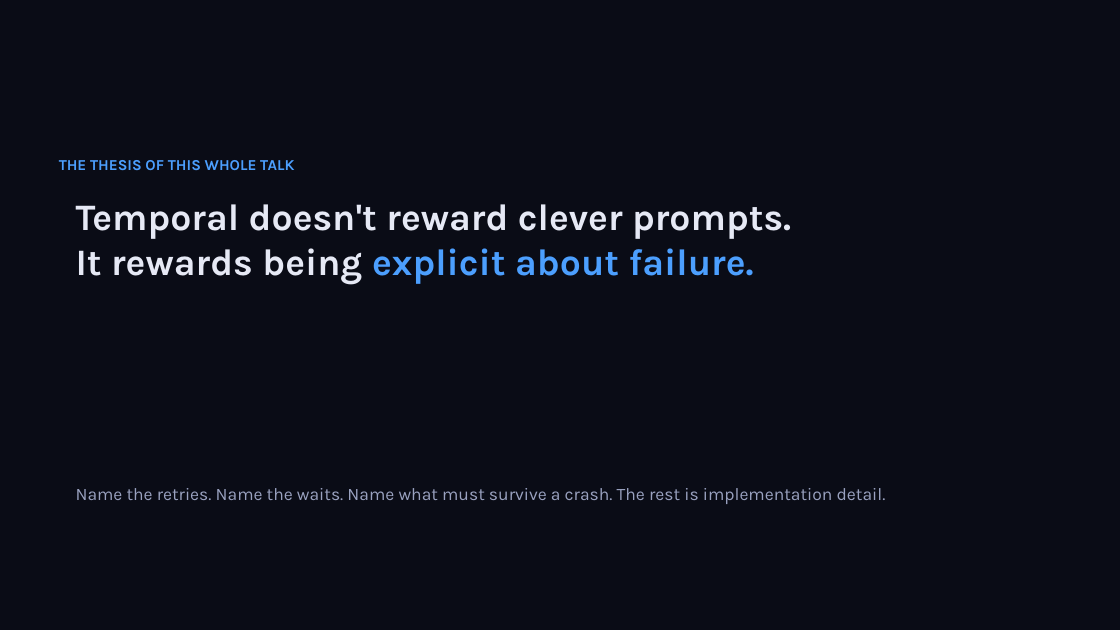
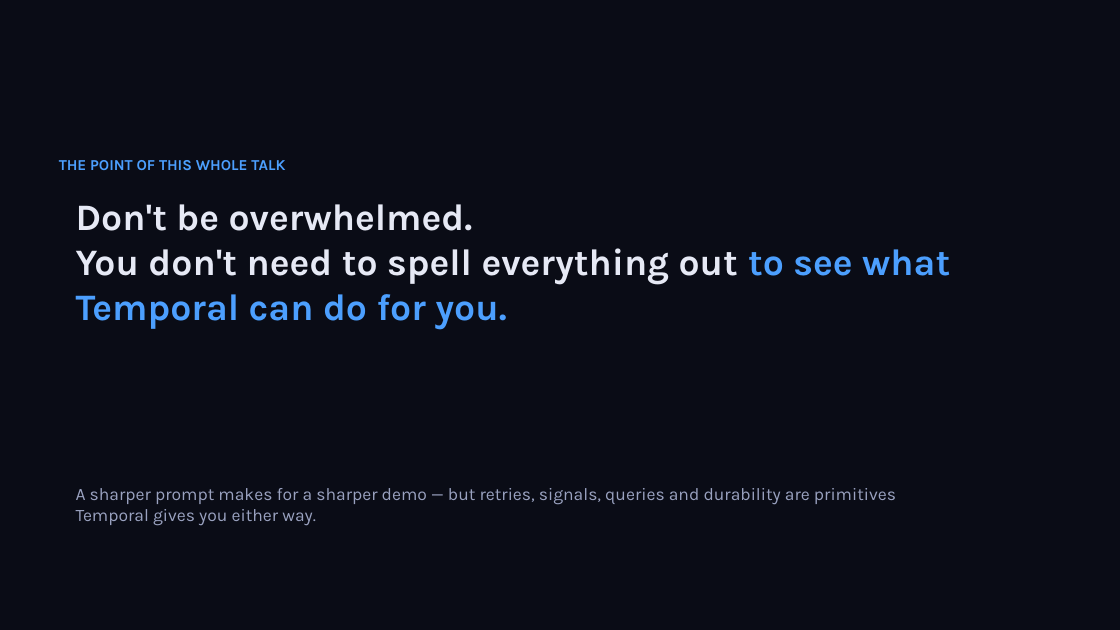
Before and after one commit to simy307/temporal-claims-demo, a slide deck: slide 10 of presentation/Lifting-the-Veil-Temporal-Talk.pptx. Drawn at 1120x630 pixels with LibreOffice and Linux fonts; fonts in the diff are those of the drawing. Boxes give left, top, right and bottom in pixels: in the first picture for what was removed or moved away, otherwise in the second. Text is boxed around its words. In the diff, an @@ line names an element or a change of style, - is before the commit and + after.

```diff
--- a/presentation/Lifting-the-Veil-Temporal-Talk.pptx
+++ b/presentation/Lifting-the-Veil-Temporal-Talk.pptx
@@ text at bbox=[59, 160, 285, 170]: text changed @@
-THE THESIS OF THIS WHOLE TALK
+THE POINT OF THIS WHOLE TALK
@@ text at bbox=[76, 204, 950, 330]: text changed @@
-Temporal doesn't reward clever prompts.
-It rewards being explicit about failure.
+Don't be overwhelmed.
+You don't need to spell everything out to see what Temporal can do for you.
@@ text at bbox=[76, 488, 896, 526]: text changed @@
-Name the retries. Name the waits. Name what must survive a crash. The rest is implementation detail.
+A sharper prompt makes for a sharper demo — but retries, signals, queries and durability are primitives Temporal gives you either way.
```
Also in this commit, not shown: 3 other files.
